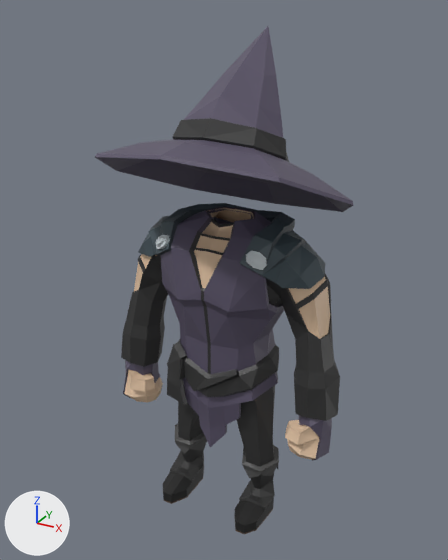
One commit to the COLLADA model Models/Blend/Boots/RareWizardBoots.dae: the scene before it, then after it.
Rendered twice from a camera (50 mm lens) standing at (5.64, -10.31, 10.64) and looking at (-0.11, 0.13, 5.42). Lighting does not change. The marker at lower left points along +X, +Y and +Z.

Names of what the first picture shows: 'Boots', 'Hat', 'Outfit', 'Pants'.
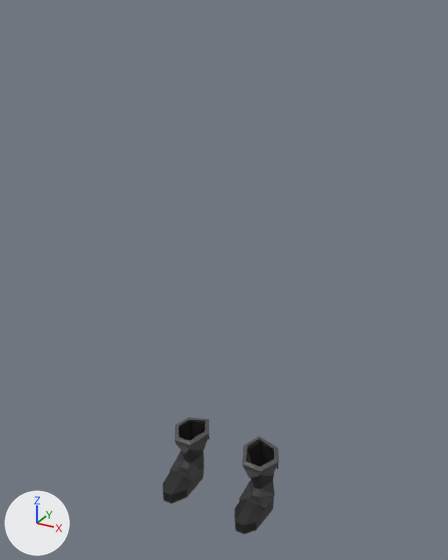
Location of each change, (x1, y1, x2, y2) in pixels of the pictures (448 x 560 px):
'Outfit', deleted
    before: (121, 203, 340, 461)
'Hat', deleted
    before: (95, 26, 353, 212)
'Pants', deleted
    before: (178, 385, 275, 466)

The change, as a list of edits to the scene's bpy script:
```text
Remove ob_outfit:
    ob_outfit = bpy.data.objects.new('Outfit', me_untitled_011)
    ob_outfit.location = (0.0, 0.0, 0.0)
Remove ob_hat:
    ob_hat = bpy.data.objects.new('Hat', me_untitled_005)
    ob_hat.location = (0.0, 0.0, 0.0)
Remove ob_pants:
    ob_pants = bpy.data.objects.new('Pants', me_untitled_007)
    ob_pants.location = (0.0, 0.0, 0.0)
```
